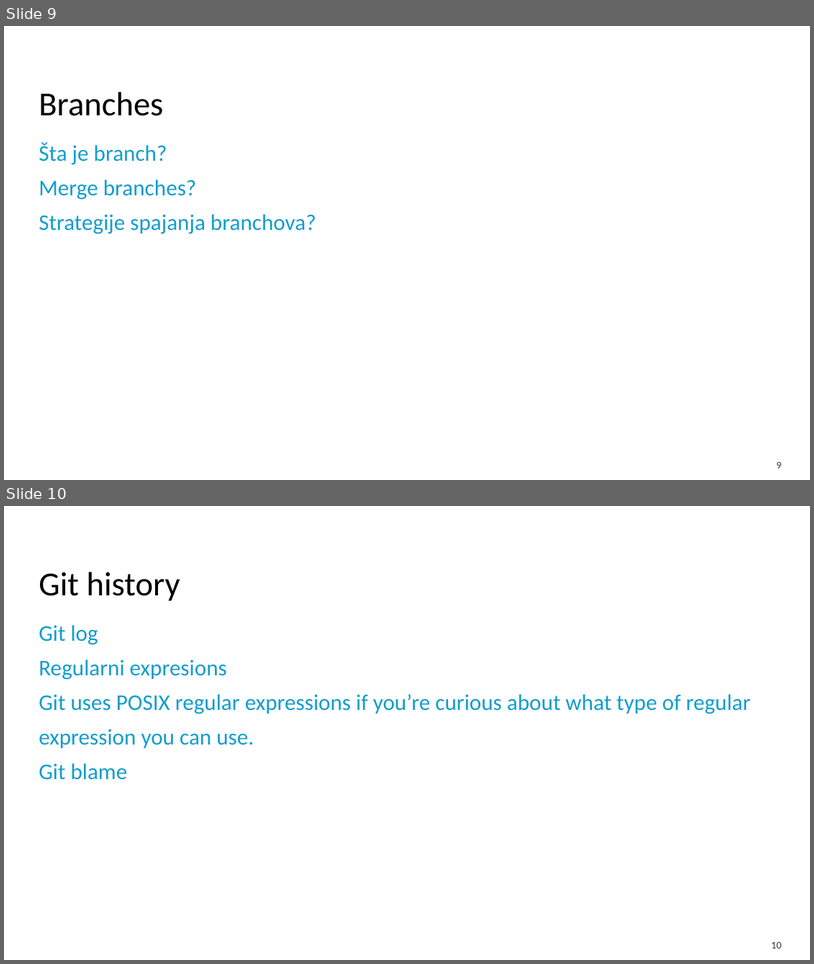
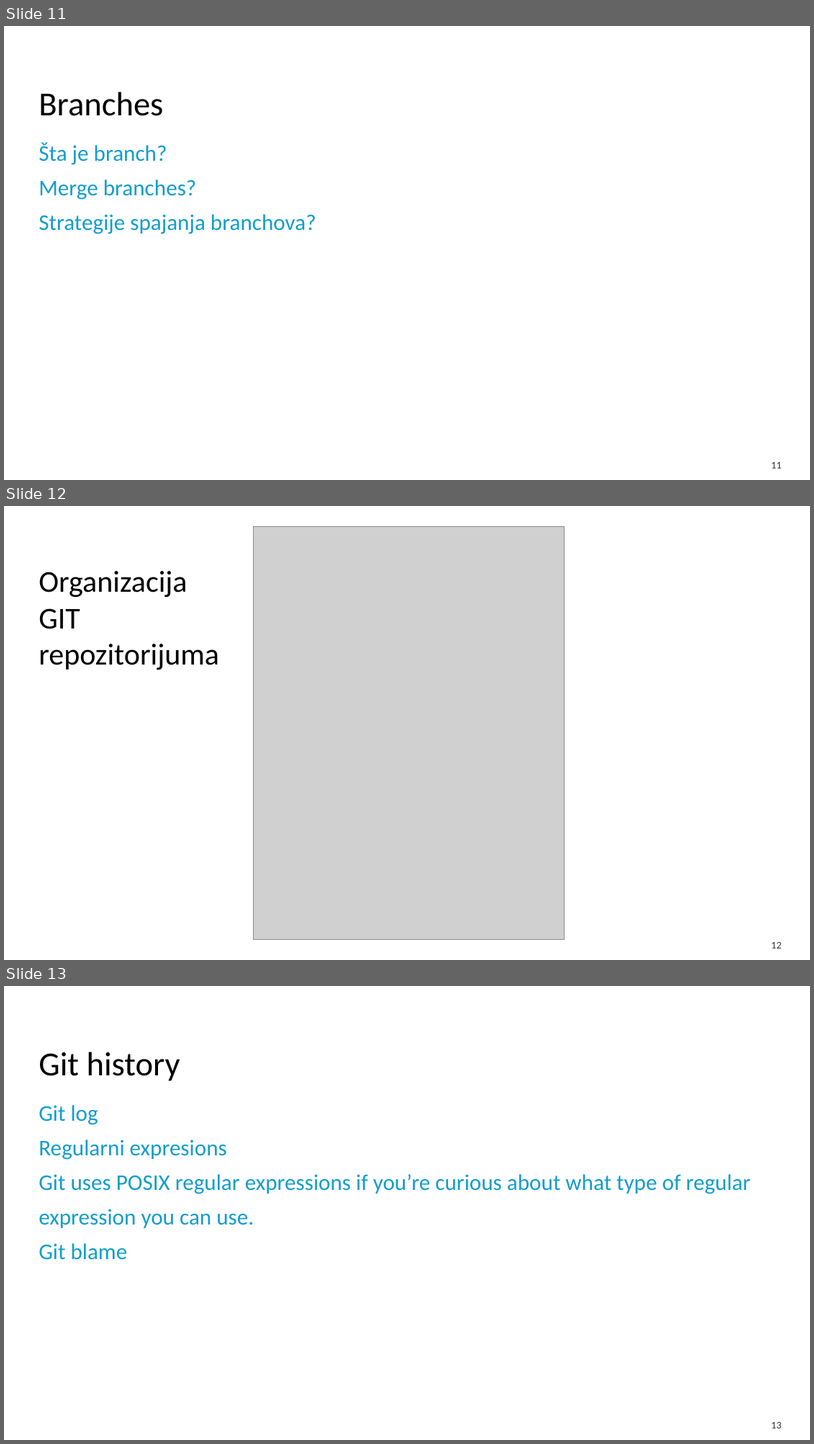
Before and after one commit to javaton/Git-prezentacija, a slide deck: Asseco SEE - CAK - Git intro.pptx. Shown one above the other, each under a label of ours: slides 9 and 10 before the commit, slides 11, 12 and 13 after it. The pictures are 814x964 and 814x1444 pixels, drawn with LibreOffice and Linux fonts; fonts in the diff are those of the drawing; grey boxes stand for pictures; background and template pictures are left out. Boxes give left, top, right and bottom in pixels: in the first picture for what was removed or moved away, otherwise in the second. Text is boxed around its words. In the diff, an @@ line names an element or a change of style, - is before the commit and + after.

```diff
--- a/Asseco SEE - CAK - Git intro.pptx
+++ b/Asseco SEE - CAK - Git intro.pptx
@@ slide 12 added at [4,506,810,960], background #FFFFFF @@
@@ picture added at [253,527,564,939] @@
@@ title added at [39,571,219,670], 27 pt, text #000000 @@
+Organizacija GIT repozitorijuma
@@ page number added at [772,942,782,948], 9 pt, text #333333 @@
+12
@@ what was slide 9 is now slide 11 @@
@@ page number at [772,462,782,468]: text changed @@
-9
+11
@@ what was slide 10 is now slide 13 @@
@@ page number at [772,1422,782,1428]: text changed @@
-10
+13
```
Also in this commit, not shown: 4 slides changed, 4 other slides added, 1 slide removed.
